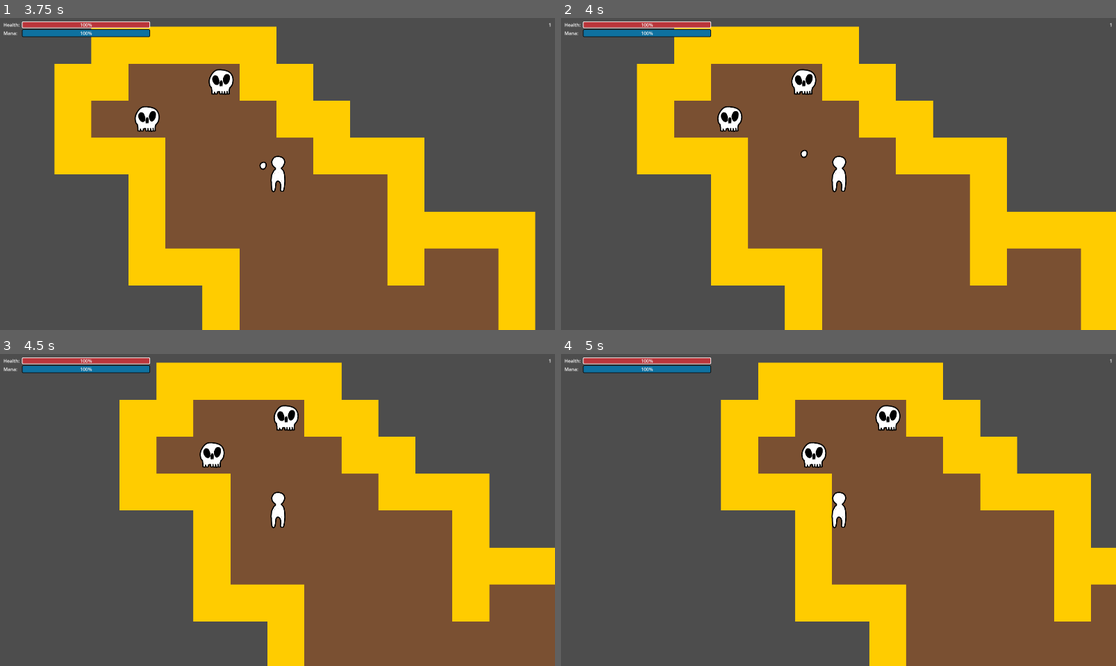
Above: before the commit, frames 1-4 (two rows, left to right).
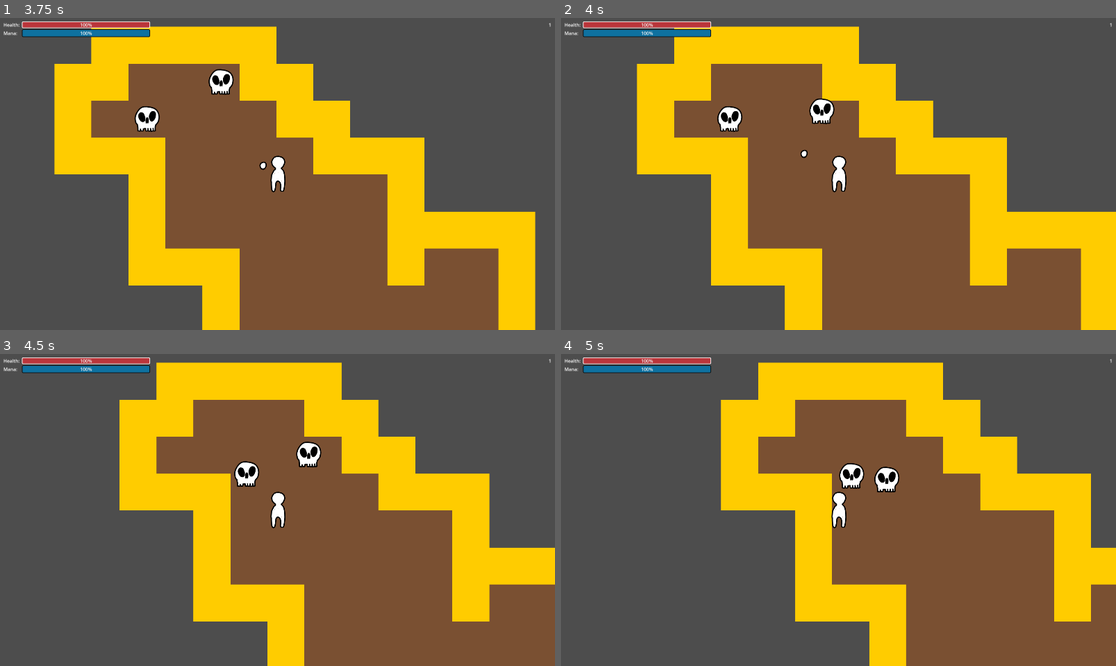
Above: after the commit, the same moments.

Repository: wpuerner/inferno
Game: Godot game, scene res://scenes/main_menu.tscn
The game is run twice, just before and just after one commit, with the same random seed, the same clock (stepped at 60 frames per second) and the same inputs.
Inputs (mouse positions are in pixels of both pictures, inside the frame that each line leads up to):
- Up to frame 1 (3.75 s): click "Play" at 0.5 s; click "READY" at 1.25 s; tap Enter at 2 s; move the mouse to (249, 236) at 2.02 s; press the mouse at (249, 236) at 2.03 s; hold W (move_up) 2.03-3.53 s; move the mouse to (444, 220) at 2.77 s; release the mouse at (444, 220) at 2.78 s; click (444, 220) at 2.85 s; move the mouse to (111, 127) at 3.52 s; press the mouse at (111, 127) at 3.53 s; hold A (move_left) from 3.53 s (still down)
- Up to frame 2 (4 s): keep holding A (move_left)
- Up to frame 3 (4.5 s): keep holding A (move_left); move the mouse to (305, 510) at 4.27 s; release the mouse at (305, 510) at 4.28 s; click (305, 510) at 4.35 s
- Up to frame 4 (5 s): keep holding A (move_left)

Frame 1 is identical in both runs. In frame 2, 0.6% of the frame differs, in the area x 41-50%, y 16-35%; in frame 3, 1.2%; in frame 4, 1.2%, in the area x 43-62%, y 16-45%.

Commit message:
skull movement behavior

Diff:
--- a/scenes/mobs/skull/skull.tscn
+++ b/scenes/mobs/skull/skull.tscn
@@ -1,7 +1,8 @@
-[gd_scene load_steps=5 format=3 uid="uid://co6cm7h26680f"]
+[gd_scene load_steps=6 format=3 uid="uid://co6cm7h26680f"]
 
 [ext_resource type="Resource" uid="uid://d0faysq8skc1l" path="res://scenes/attributes/health/health_attribute.tres" id="1_4g3au"]
 [ext_resource type="Texture2D" uid="uid://wcqneepn6llo" path="res://scenes/mobs/skull/skull.png" id="1_gx06k"]
+[ext_resource type="PackedScene" uid="uid://c7li5an7dl5t6" path="res://scenes/parts/player_detector/player_detector.tscn" id="3_cvj6l"]
 
 [sub_resource type="GDScript" id="GDScript_68qq3"]
 script/source = "extends CharacterBody2D
@@ -11,18 +12,25 @@
 @onready var navigation_agent_2d: NavigationAgent2D = $NavigationAgent2D
 @onready var event_bus: Node = get_node(\"/root/EventBus\")
 
-const speed: float = 150
+const speed: float = 1000
+var player: Node2D
 
 func _ready():
 	set_physics_process(false)
-	event_bus.gameplay_started.connect(_start)
-
-func _start():
-	set_physics_process(true)
 
 func _physics_process(delta: float):
+	velocity *= 0.90
+	move_and_slide()
+
+func _on_player_detector_player_detected(player: Node2D):
+	self.player = player
+	set_physics_process(true)
+	$Timer.start(1)
+
+func _charge_at_player():
+	navigation_agent_2d.target_position = player.global_position
 	velocity = global_position.direction_to(navigation_agent_2d.get_next_path_position()) * speed
-	move_and_slide()
+	$Timer.start(1)
 "
 
 [sub_resource type="CircleShape2D" id="CircleShape2D_3jx18"]
@@ -41,3 +49,11 @@
 shape = SubResource("CircleShape2D_3jx18")
 
 [node name="NavigationAgent2D" type="NavigationAgent2D" parent="."]
+
+[node name="PlayerDetector" parent="." instance=ExtResource("3_cvj6l")]
+
+[node name="Timer" type="Timer" parent="."]
+one_shot = true
+
+[connection signal="player_detected" from="PlayerDetector" to="." method="_on_player_detector_player_detected"]
+[connection signal="timeout" from="Timer" to="." method="_charge_at_player"]
--- /dev/null
+++ b/scenes/parts/player_detector/player_detector.gd
@@ -0,0 +1,6 @@
+extends Area2D
+
+signal player_detected(player: Node2D)
+
+func _on_body_entered(body: Node2D):
+	player_detected.emit(body)
--- /dev/null
+++ b/scenes/parts/player_detector/player_detector.tscn
@@ -0,0 +1,14 @@
+[gd_scene load_steps=3 format=3 uid="uid://c7li5an7dl5t6"]
+
+[ext_resource type="Script" path="res://scenes/parts/player_detector/player_detector.gd" id="1_djxlr"]
+
+[sub_resource type="CircleShape2D" id="CircleShape2D_6ov8j"]
+radius = 565.008
+
+[node name="PlayerDetector" type="Area2D"]
+script = ExtResource("1_djxlr")
+
+[node name="CollisionShape2D" type="CollisionShape2D" parent="."]
+shape = SubResource("CircleShape2D_6ov8j")
+
+[connection signal="body_entered" from="." to="." method="_on_body_entered"]
